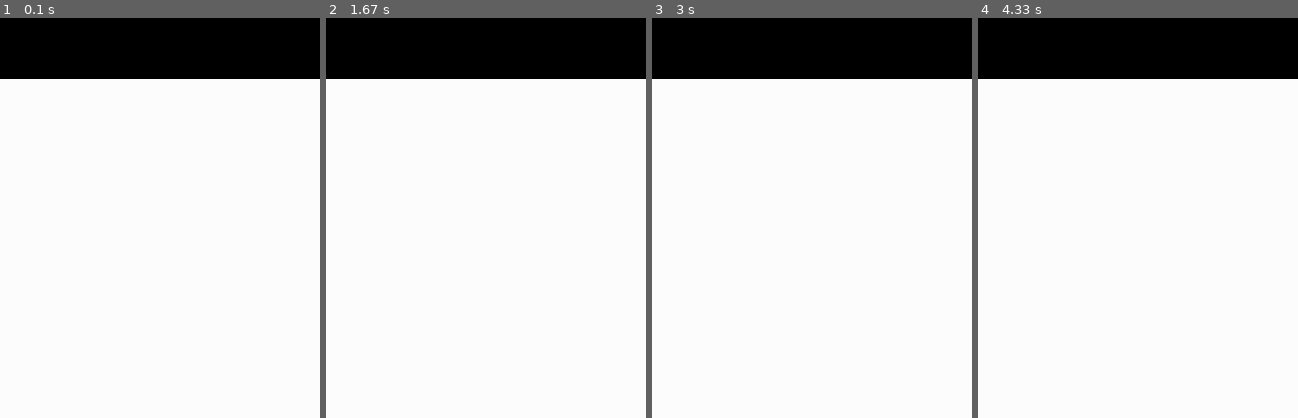
Above: before the commit, frames 1-4 (left to right).
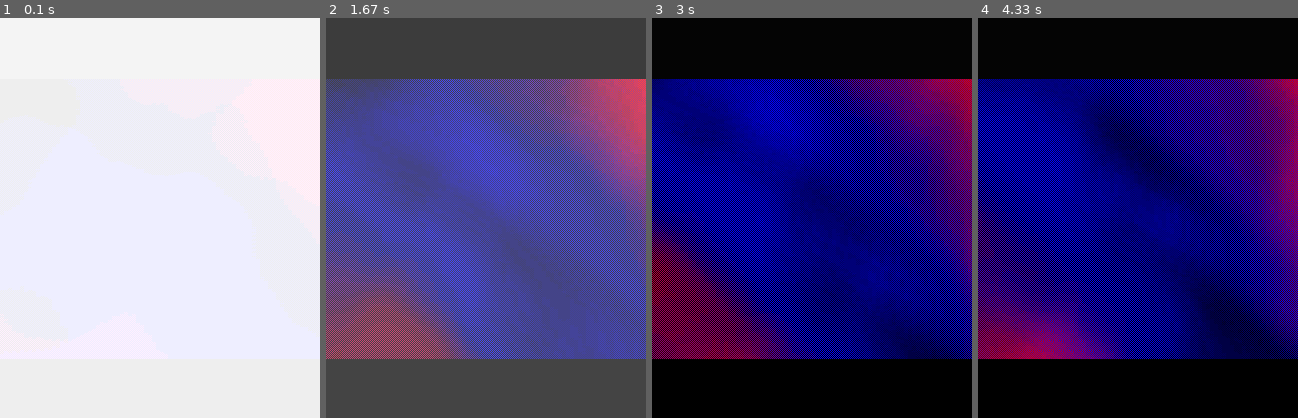
Above: after the commit, the same moments.

Repository: mooinglemur/2RX16
Game: pygame game, started from scripts/plasma/plasma.py
The game is run twice, just before and just after one commit, with the same random seed, the same clock (stepped at 60 frames per second) and the same inputs.
Inputs:
- Up to frame 1 (0.1 s): no input
- Up to frame 2 (1.67 s): no input
- Up to frame 3 (3 s): no input
- Up to frame 4 (4.33 s): tap Enter at 3.33, 3.67, 4 s

The runs differ from the first frame. In frame 1, 15% of the frame differs, in the area x 0-100%, y 0-16%; in frame 2, 100%, in the area x 0-100%, y 0-100%; in frame 3, 85%; in frame 4, 85%.

Commit message:
plasma progress

Diff:
--- a/scripts/plasma/plasma.py
+++ b/scripts/plasma/plasma.py
@@ -20,15 +20,16 @@
 YADD = 0
 
 fb = [0] * (FRAME_BUFFER_WIDTH * FRAME_BUFFER_HEIGHT)
+prevfb = [0] * (FRAME_BUFFER_WIDTH * FRAME_BUFFER_HEIGHT)
 
 psini = [0] * (16384 + 8192 + 8192)
 ptau = [0] * 129
 
-pals=[[0] * 768] * 6
-
-selfmod = [[0] * 84] * 5
-
-fadepal = [768 * 2]
+pals=[[0] * 768 for i in range(6)]
+
+selfmod = [[0] * 84 for i in range(5)]
+
+fadepal = [0] * (768 * 2)
 cop_fadepal = 0
 
 palette = [63] * 768
@@ -36,7 +37,6 @@
 
 frame_count = 0
 cop_drop = 0
-cop_pal = 0
 do_pal = 0
 cop_start = 0
 cop_scrl = 0
@@ -75,7 +75,16 @@
     [1000,2000,3000,4000,3500,2300,3900,3670]
 ]
 
+dtau = [0] * 65
+
 plane_select = [0] * 4
+
+x16_pal = [[] for i in range(6)]
+
+def init_copper():
+    global dtau
+    for ccc in range(65):
+        dtau[ccc] = math.trunc(ccc * ccc / 4 * 43 / 128 + 60)
 
 def setplzparas(c1, c2, c3, c4):
     global selfmod
@@ -84,13 +93,13 @@
         lc1 = c1 + PSINI_OFFSET + (ccc * 8)
         selfmod[1][ccc] = lc1
 
-        lc2 = (c2 * 2) + LSINI16_OFFSET - (ccc * 8) + (80 * 8)
+        lc2 = c2 + LSINI16_OFFSET - (ccc * 4) + (80 * 4)
         selfmod[2][ccc] = lc2
 
         lc3 = c3 + PSINI_OFFSET - (ccc * 4) + (80 * 4)
         selfmod[3][ccc] = lc3
 
-        lc4 = (c4 * 2) + LSINI4_OFFSET + (ccc * 32)
+        lc4 = c4 + LSINI4_OFFSET + (ccc * 16)
         selfmod[4][ccc] = lc4
 
 def plzline(y, vseg):
@@ -145,6 +154,11 @@
             eax |= (ah << 8) | al
             vga_write32(nVgaYOffset + ccc, eax)
 
+def vga_upload_palette():
+    global palette
+    global pals
+    for i in range(768):
+        palette[i] = fadepal[i]
 
 def vga_select_bitplanes_02():
     global plane_select
@@ -169,15 +183,20 @@
             for j in range(4):
                 b = (val >> (j * 8)) & 0xff
 
-                fb_offs = i + (offset + j * 4)
+                fb_offs = i + (offset + j) * 4
 
                 fb[fb_offs] = b
 
 def do_drop():
     global cop_drop
     global line_compare
+    global do_pal
+    global fadepal
 
     cop_drop += 1
+
+    print(f"cop_drop: {cop_drop}")
+
     if cop_drop <= 64:
         line_compare = dtau[cop_drop]
 
@@ -187,13 +206,12 @@
             pass
         elif cop_drop >= 128:
             bShouldFade = 1
-        elif cop_drop >= 96:
+        elif cop_drop > 96:
             pass
         else:
             bShouldFade = 1
 
         if bShouldFade > 0:
-            cop_pal = fadepal
             do_pal = 1
 
             if cop_drop == 65:
@@ -206,32 +224,137 @@
                 pfadepal = 0
                 for i in range(768//16):
                     for ccc in range(16):
-                        al = fadepal
+                        ax = pals[cop_fadepal][(pcop_fadepal//2) + ccc]
+                        while ax < 0:
+                            ax += 0x10000
+                        al = ax & 0xff
+                        ah = ax >> 8
+
+                        oldval = fadepal[pfadepal + ccc + 768]
+                        fadepal[pfadepal + ccc + 768] = (fadepal[pfadepal + ccc + 768] + al) & 0xff
+                        newval = fadepal[pfadepal + ccc + 768]
+                        carry = 0
+                        if newval < oldval:
+                            carry = 1
+
+                        fadepal[pfadepal + ccc] = (fadepal[pfadepal + ccc] + ah + carry) & 0xff
+
+                    pcop_fadepal += 32
+                    pfadepal += 16
+        else:
+            cop_drop = 0
+
+def initpparas():
+    global l1
+    global l2
+    global l3
+    global l4
+
+    global k1
+    global k2
+    global k3
+    global k4
+
+    global il1
+    global il2
+    global il3
+    global il4
+
+    global ik1
+    global ik2
+    global ik3
+    global ik4
+
+    l1 = il1
+    l2 = il2
+    l3 = il3
+    l4 = il4
+
+    k1 = ik1
+    k2 = ik2
+    k3 = ik3
+    k4 = ik4
+
 
 
 def vga_show_framebuffer():
+
+    global palette
+    global x16_pal
+    global cop_fadepal
+
+    for event in pygame.event.get():
+        pass
 
     copper1()
     copper2()
 
+    if cop_drop == 0:
+        if len(x16_pal[cop_fadepal]) < 256:
+            x16_pal[cop_fadepal] = []
+            for i in range(256):
+                r = palette[i*3] & 0x3f
+                g = palette[i*3+1] & 0x3f
+                b = palette[i*3+2] & 0x3f
+
+                r <<= 2
+                g <<= 2
+                b <<= 2
+
+                r = (r * 15 + 135) >> 8
+                g = (g * 15 + 135) >> 8
+                b = (b * 15 + 135) >> 8
+
+                rgb = (r << 8) | (g << 4) | b
+                x16_pal[cop_fadepal].append(rgb)
+
+
+
+
+    screen.fill(((palette[0] << 2) & 0xff, (palette[1] << 2) & 0xff, (palette[2] << 2) & 0xff))
+
     nFirstLineIndex = (line_compare + 1)
 
     ptr = 0
 
     for y in range(nFirstLineIndex, SCREEN_HEIGHT):
+        for x in range(FRAME_BUFFER_WIDTH):
+            idx = fb[ptr + x] * 3
+
+            r = palette[idx] & 0x3f
+            g = palette[idx+1] & 0x3f
+            b = palette[idx+2] & 0x3f
+            idx += 3
+
+            r <<= 2
+            g <<= 2
+            b <<= 2
+
+            r = (r * 15 + 135) >> 8
+            g = (g * 15 + 135) >> 8
+            b = (b * 15 + 135) >> 8
+
+            r |= r*16
+            g |= g*16
+            b |= b*16
+
+            color = [r,g,b]
+
+            screen.set_at((x, y), color)
+
+        ptr += FRAME_BUFFER_WIDTH
+    """
+    chcount = 0
+    for y in range(SCREEN_HEIGHT):
         for x in range(SCREEN_WIDTH):
-            idx = fb[ptr + x] * 3
-
-            r = palette[idx]
-            g = palette[idx+1]
-            b = palette[idx+2]
-            idx += 3
-
-            color = [r << 2, g << 2, b << 2]
-
-            screen.set_at((x, y), color)
-
-        ptr += FRAME_BUFFER_WIDTH
+            off = (y*FRAME_BUFFER_WIDTH) + x
+            if fb[off] != prevfb[off]:
+                print(".", end="")
+                chcount+=1
+                prevfb[off] = fb[off]
+    print("")
+    print(f"chcount: {chcount}")
+    """
 
     pygame.display.flip()
     clock.tick(60)
@@ -274,13 +397,12 @@
 def copper2():
     global frame_count
     global do_pal
-    global cop_pal
 
     frame_count += 1
 
     if do_pal != 0:
         do_pal = 0
-        vga_upload_palette(cop_pal)
+        vga_upload_palette()
 
     pompota()
     moveplz()
@@ -295,24 +417,26 @@
 
     for a in range(1024*16):
         if a<1024*8:
-            psini[a+LSINI4_OFFSET]=(int(math.sin(a*math.pi*2/4096)*55+
+            psini[a+LSINI4_OFFSET]=(math.trunc(math.sin(a*math.pi*2/4096)*55+
                 math.sin(a*math.pi*2/4096*5)*8+
                 math.sin(a*math.pi*2/4096*15)*2+64)*8) & 0xffff
-            psini[a+LSINI16_OFFSET]=(int(math.sin(a*math.pi*2/4096)*55+
+            psini[a+LSINI16_OFFSET]=(math.trunc(math.sin(a*math.pi*2/4096)*55+
                 math.sin(a*math.pi*2/4096*4)*5+
                 math.sin(a*math.pi*2/4096*17)*3+64)*16) & 0xffff
-        psini[a]=int(math.sin(a*math.pi*2/4096)*55+
+
+        psini[a]=math.trunc(math.sin(a*math.pi*2/4096)*55+
             math.sin(a*math.pi*2/4096*6)*5+
             math.sin(a*math.pi*2*21)*4+
             64) & 0xff
 
     ptau[0] = 0
     for a in range(1,129):
-        ptau[a]=int(math.cos(a*math.pi/128+math.pi)*31+32) & 0xff
-
+        ptau[a]=math.trunc(math.cos(a*math.pi*2/128+math.pi)*31+32) & 0xff
 
 def init_plz():
     global pals
+    global cop_start
+    global line_compare
 
     do_tables()
 
@@ -400,35 +524,35 @@
     # white
     pidx=3
     for a in range(1,64):
-        pals[2][pidx+0] = int(ptau[0]/2)
-        pals[2][pidx+1] = int(ptau[0]/2)
-        pals[2][pidx+2] = int(ptau[0]/2)
-        pidx += 3
-
-    for a in range(64):
-        pals[2][pidx+0] = int(ptau[a]/2)
-        pals[2][pidx+1] = int(ptau[a]/2)
-        pals[2][pidx+2] = int(ptau[a]/2)
-        pidx += 3
-
-    for a in range(64):
-        pals[2][pidx+0] = int(ptau[63-a]/2)
-        pals[2][pidx+1] = int(ptau[63-a]/2)
-        pals[2][pidx+2] = int(ptau[63-a]/2)
-        pidx += 3
-
-    for a in range(64):
-        pals[2][pidx+0] = int(ptau[0]/2)
-        pals[2][pidx+1] = int(ptau[0]/2)
-        pals[2][pidx+2] = int(ptau[0]/2)
+        pals[2][pidx+0] = ptau[0]//2
+        pals[2][pidx+1] = ptau[0]//2
+        pals[2][pidx+2] = ptau[0]//2
+        pidx += 3
+
+    for a in range(64):
+        pals[2][pidx+0] = ptau[a]//2
+        pals[2][pidx+1] = ptau[a]//2
+        pals[2][pidx+2] = ptau[a]//2
+        pidx += 3
+
+    for a in range(64):
+        pals[2][pidx+0] = ptau[63-a]//2
+        pals[2][pidx+1] = ptau[63-a]//2
+        pals[2][pidx+2] = ptau[63-a]//2
+        pidx += 3
+
+    for a in range(64):
+        pals[2][pidx+0] = ptau[0]//2
+        pals[2][pidx+1] = ptau[0]//2
+        pals[2][pidx+2] = ptau[0]//2
         pidx += 3
 
     # white II
     pidx=3
     for a in range(1,75):
-        pals[4][pidx+0] = ptau[int(63-a*64/75)]
-        pals[4][pidx+1] = ptau[int(63-a*64/75)]
-        pals[4][pidx+2] = ptau[int(63-a*64/75)]
+        pals[4][pidx+0] = ptau[math.trunc(63-a*64/75)]
+        pals[4][pidx+1] = ptau[math.trunc(63-a*64/75)]
+        pals[4][pidx+2] = ptau[math.trunc(63-a*64/75)]
         pidx += 3
 
     for a in range(106):
@@ -438,21 +562,19 @@
         pidx += 3
 
     for a in range(75):
-        pals[4][pidx+0] = int(ptau[int(a*64/75)]*8/10)
-        pals[4][pidx+1] = int(ptau[int(a*64/75)]*9/10)
-        pals[4][pidx+2] = ptau[int(a*64/75)]
-        pidx += 3
-
-    pidx=0
-    for a in range(768):
-        pals[0][pidx] = (pals[0][pidx]-63)*2
+        pals[4][pidx+0] = math.trunc(ptau[math.trunc(a*64/75)]*8/10)
+        pals[4][pidx+1] = math.trunc(ptau[math.trunc(a*64/75)]*9/10)
+        pals[4][pidx+2] = ptau[math.trunc(a*64/75)]
+        pidx += 3
+
+    for pidx in range(768):
+        pals[0][pidx] = ((pals[0][pidx])-63)*2
         pals[1][pidx] *= 8
         pals[2][pidx] *= 8
         pals[3][pidx] *= 8
         pals[4][pidx] *= 8
         pals[5][pidx] *= 8
 
-        pidx += 1
 
 def plz():
     global curpal
@@ -481,7 +603,6 @@
 
     global frame_count
     global cop_drop
-    global cop_pal
     global do_pal
     global cop_start
     global cop_scrl
@@ -492,11 +613,14 @@
     global fadepal
 
     global line_compare
+    global cop_fadepal
 
     tim=0
     count=0
+    init_plz()
     cop_drop=128
-    init_plz()
+    cop_fadepal = curpal
+    curpal+=1
 
     disframe=0
 
@@ -505,11 +629,11 @@
         frame_count = 0
         count += 1
         disframe += 1
-        print(disframe)
-        print(timetable[ttptr])
+        print(f"{disframe:d}/{timetable[ttptr]:d}", end="\r")
         if disframe > timetable[ttptr]: # time exceeded
-            print("nextpal")
-            fadepal = [0] * 768
+            print("\nnextplasma")
+            for i in range(768):
+                fadepal[i] = 0
             cop_drop = 1
             cop_fadepal = curpal
             curpal += 1
@@ -523,7 +647,7 @@
             ik3 = inittable[ttptr][6]
             ik4 = inittable[ttptr][7]
 
-        if curpal == 5 and cop_drop > 64:
+        if curpal == 4 and cop_drop > 64:
             break
 
         vga_select_bitplanes_02()
@@ -555,4 +679,13 @@
 screen = pygame.display.set_mode((SCREEN_WIDTH, SCREEN_HEIGHT))
 pygame.display.set_caption("Plasma")
 
+init_copper()
 plz()
+
+palnum = 0
+
+for i in x16_pal:
+    print(f"pal{palnum}:")
+    print("\t.word ", end="")
+    print(",".join([f"${n:04x}" for n in i]))
+#print(x16_pal)
